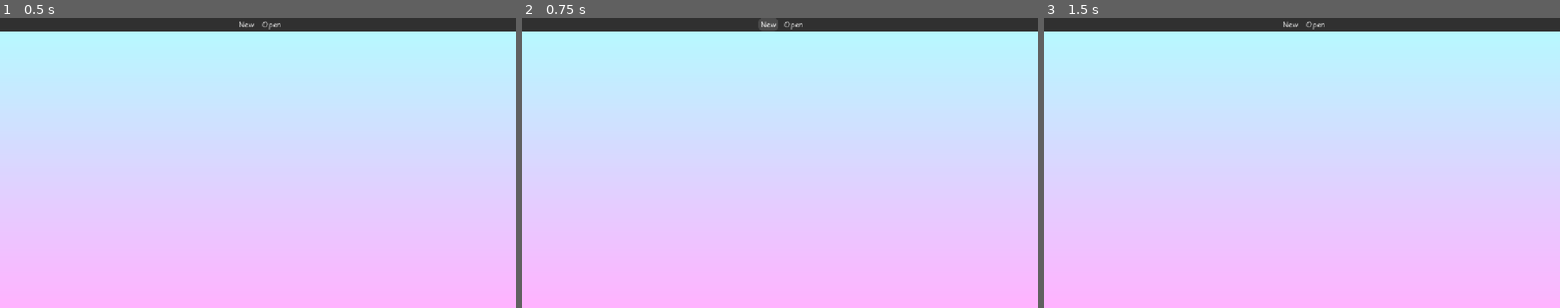
Above: before the commit, frames 1-3 (left to right).
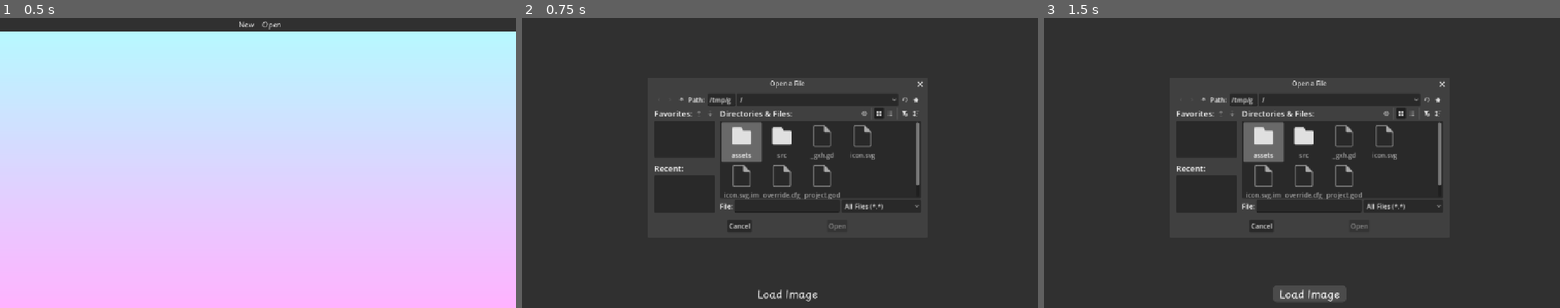
Above: after the commit, the same moments.

Repository: GreggZumbari/EasyEmbroidery
Game: Godot game, scene res://src/scenes/Main.tscn
The game is run twice, just before and just after one commit, with the same random seed, the same clock (stepped at 60 frames per second) and the same inputs.
Inputs (mouse positions are in pixels of both pictures, inside the frame that each line leads up to):
- Up to frame 1 (0.5 s): no input
- Up to frame 2 (0.75 s): click "New" at 0.5 s
- Up to frame 3 (1.5 s): click (1307, 293) at 1.25 s, where only the run after the commit has a clickable "Load Image"

Frame 1 is identical in both runs. In frame 2, 96% of the frame differs, in the area x 0-100%, y 0-100%; in frame 3, 95%.

Commit message:
Image Importing Started

Diff:
--- /dev/null
+++ b/src/scenes/NewProjectPopup/ImportImage.gd
@@ -0,0 +1,42 @@
+extends Control
+
+@onready var file_dialog: FileDialog = $FileDialog
+@onready var load_button: Button = $LoadButton
+
+# Called when the node enters the scene tree for the first time.
+func _ready() -> void:
+	# Connect signals
+	file_dialog.file_selected.connect(_on_file_selected)
+	load_button.pressed.connect(_on_load_pressed)
+
+	# Configure the FileDialog object
+	file_dialog.file_mode = FileDialog.FILE_MODE_OPEN_FILE
+	file_dialog.access = FileDialog.ACCESS_FILESYSTEM
+
+	# Try to load an image right away
+	_on_load_pressed()
+
+# Called every frame. 'delta' is the elapsed time since the previous frame.
+func _process(_delta: float) -> void:
+	pass
+
+# Called when the user starts a new project
+func _on_load_pressed() -> void:
+	# Show the file explorer for the user to select their image
+	file_dialog.popup_centered()
+
+# Called when the user selects their file
+func _on_file_selected(path: String) -> void:
+	var image_rect: TextureRect = $ImportedImage
+	var instructions: RichTextLabel = $Instructions
+
+	# Get the image from the path
+	var image = Image.new()
+	var code = image.load(path)
+
+	if code == OK:
+		# Show the image on the UI
+		var texture = ImageTexture.create_from_image(image)
+		image_rect.texture = texture
+	else:
+		instructions.text = "Error loading image. Please try again."
--- a/src/scenes/NewProjectPopup/NewProject.tscn
+++ b/src/scenes/NewProjectPopup/NewProject.tscn
@@ -1,5 +1,62 @@
 [gd_scene format=3 uid="uid://ck7drcllc8bqe"]
+
+[ext_resource type="Script" uid="uid://bh43lxwcjoan8" path="res://src/scenes/NewProjectPopup/ImportImage.gd" id="1_cemf2"]
+[ext_resource type="Theme" uid="uid://c2cuyje5w4tk2" path="res://assets/themes/top_bar_theme.tres" id="2_jm78g"]
+
+[sub_resource type="Gradient" id="Gradient_xc2u5"]
+colors = PackedColorArray(0.18717614, 0.18717614, 0.18717614, 1, 0.1882353, 0.1882353, 0.1882353, 1)
+
+[sub_resource type="GradientTexture2D" id="GradientTexture2D_cemf2"]
+gradient = SubResource("Gradient_xc2u5")
 
 [node name="NewProject" type="Control" unique_id=1641211482]
 layout_mode = 3
-anchors_preset = 0
+anchors_preset = 15
+anchor_right = 1.0
+anchor_bottom = 1.0
+offset_right = -1280.0
+offset_bottom = -720.0
+grow_horizontal = 2
+grow_vertical = 2
+script = ExtResource("1_cemf2")
+
+[node name="Background" type="TextureRect" parent="." unique_id=378728629]
+layout_mode = 0
+offset_right = 1280.0
+offset_bottom = 720.0
+texture = SubResource("GradientTexture2D_cemf2")
+
+[node name="ImportedImage" type="TextureRect" parent="." unique_id=572318799]
+layout_mode = 1
+anchors_preset = 5
+anchor_left = 0.5
+anchor_right = 0.5
+offset_left = 352.0
+offset_top = 35.0
+offset_right = 961.0
+offset_bottom = 644.0
+grow_horizontal = 2
+
+[node name="Instructions" type="RichTextLabel" parent="." unique_id=1885561597]
+layout_mode = 0
+offset_left = 30.0
+offset_top = 133.0
+offset_right = 299.0
+offset_bottom = 547.0
+theme_override_font_sizes/normal_font_size = 30
+horizontal_alignment = 1
+vertical_alignment = 1
+
+[node name="LoadButton" type="Button" parent="." unique_id=1497589945]
+custom_minimum_size = Vector2(48, 0)
+layout_mode = 0
+offset_left = 568.0
+offset_top = 664.0
+offset_right = 750.0
+offset_bottom = 706.0
+theme = ExtResource("2_jm78g")
+theme_override_font_sizes/font_size = 27
+text = "Load Image"
+
+[node name="FileDialog" type="FileDialog" parent="." unique_id=2099800457]
+oversampling_override = 1.0
--- a/src/scenes/TitleBar/TitleBar.gd
+++ b/src/scenes/TitleBar/TitleBar.gd
@@ -14,4 +14,4 @@
 
 # Called when NewButton is pressed. Creates a new project.
 func _new_button_pressed() -> void:
-	pass
+	get_tree().change_scene_to_file("res://src/scenes/NewProjectPopup/NewProject.tscn")
Not shown, added: src/scenes/NewProjectPopup/ImportImage.gd.uid
